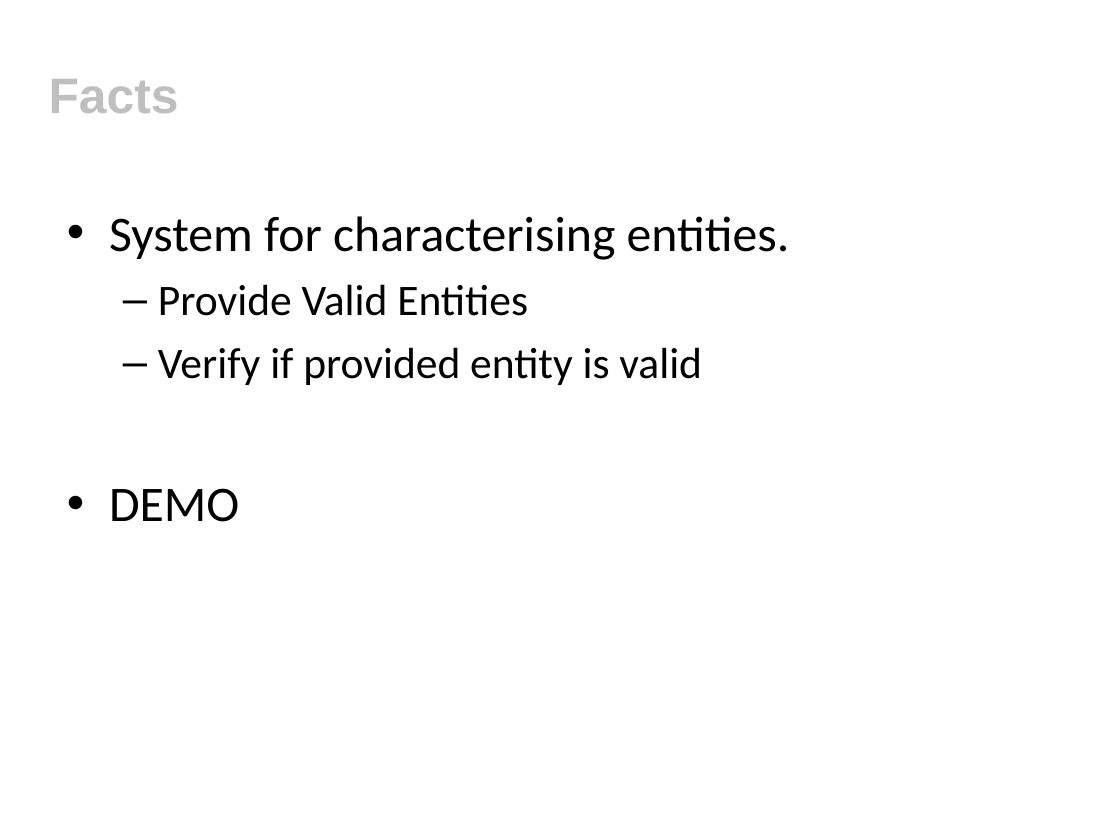
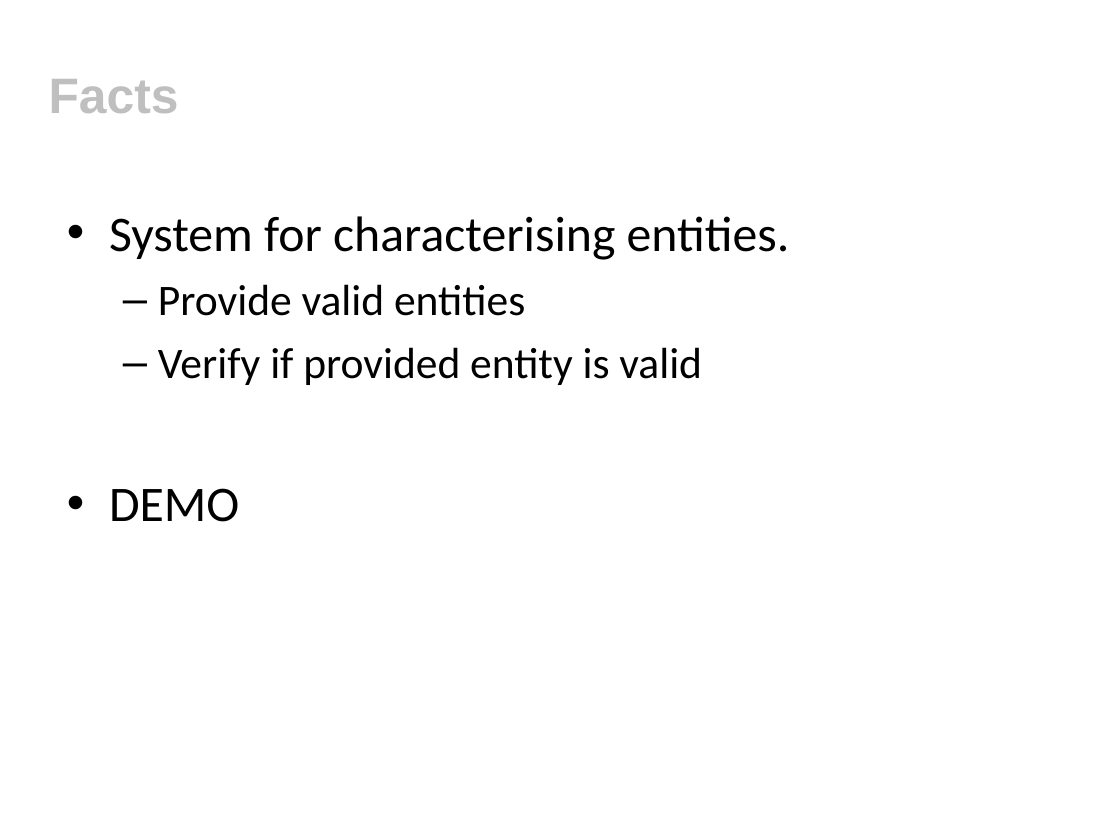
Before and after one commit to tobyclemson/test-data-generation-and-verification-presentation, a slide deck: slide 31 of test-data-generation-and-verification.ppt (slide 18 before the commit). Drawn at 1120x840 pixels with LibreOffice and Linux fonts; fonts in the diff are those of the drawing; background and template pictures are left out. Boxes give left, top, right and bottom in pixels: in the first picture for what was removed or moved away, otherwise in the second. Text is boxed around its words. In the diff, an @@ line names an element or a change of style, - is before the commit and + after.

```diff
--- a/test-data-generation-and-verification.ppt
+++ b/test-data-generation-and-verification.ppt
@@ text at (x1=158, y1=284, x2=525, y2=316): text changed @@
-  – Provide Valid Entities
+  – Provide valid entities
```
Also in this commit, not shown: 3 other slides changed, 13 slides added, 1 other file.
